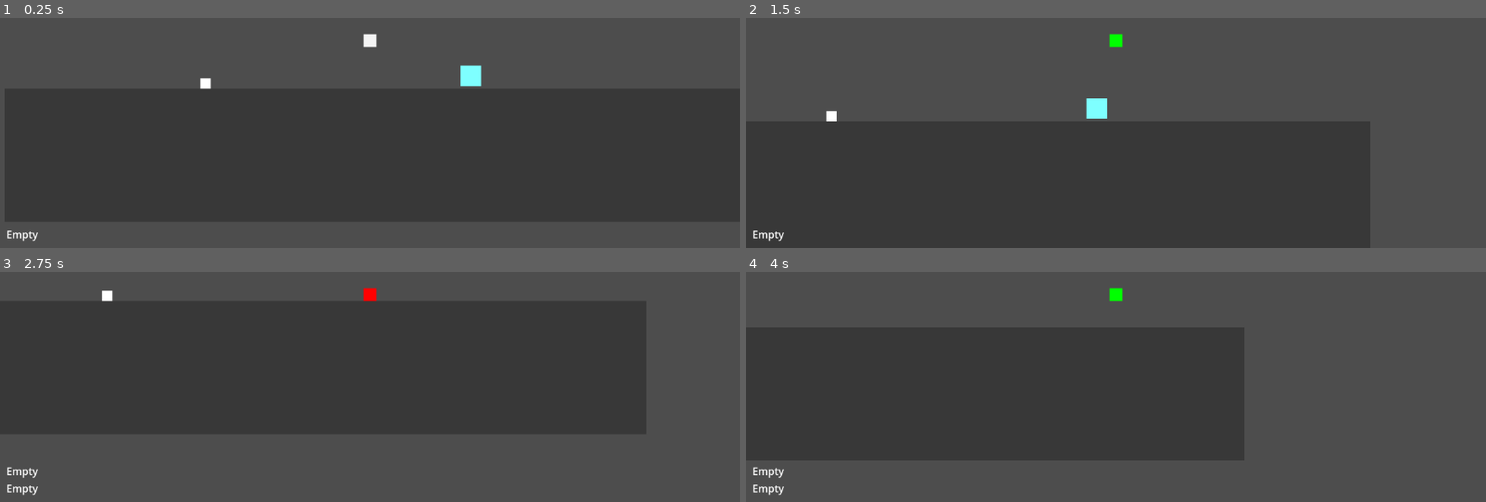
Above: before the commit, frames 1-4 (two rows, left to right).
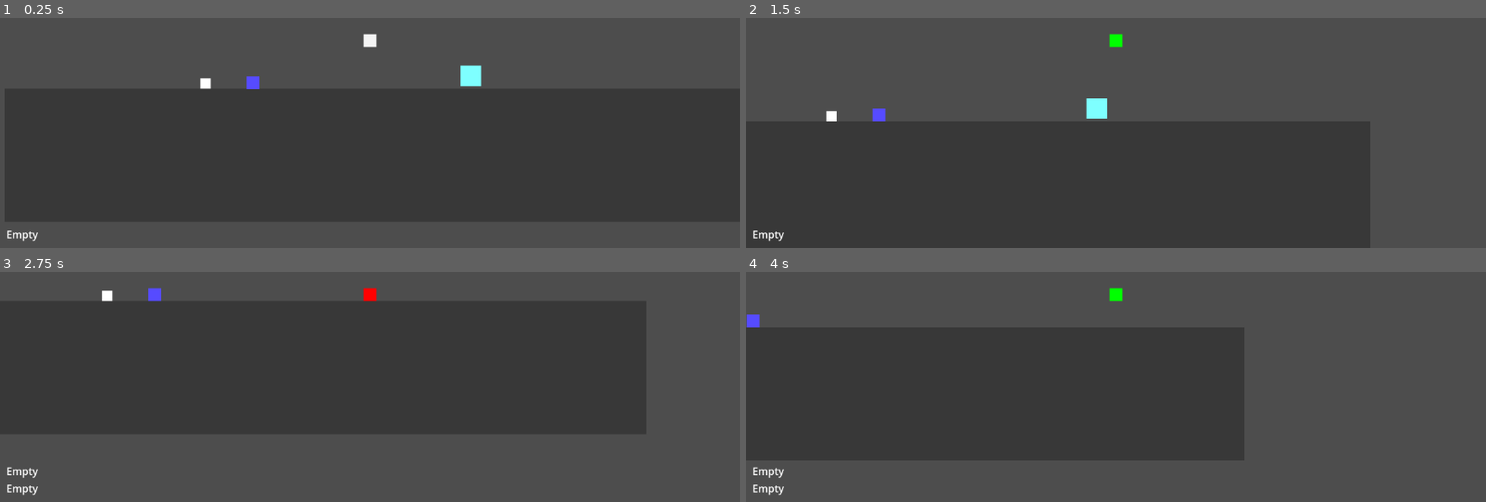
Above: after the commit, the same moments.

Repository: IllinaBurlace/Spell-Puzzle-Platformer
Game: Godot game, scene res://Scenes/test_map.tscn
The game is run twice, just before and just after one commit, with the same random seed, the same clock (stepped at 60 frames per second) and the same inputs.
Inputs (mouse positions are in pixels of both pictures, inside the frame that each line leads up to):
- Up to frame 1 (0.25 s): no input
- Up to frame 2 (1.5 s): move the mouse to (1278, 20) at 0.52 s; hold D (right) from 0.53 s (still down); tap E (cast) at 0.6 s; click (1278, 20) at 0.67 s; tap Space (jump) at 0.77 s; move the mouse to (968, 61) at 1.27 s; tap F (spell) at 1.35 s
- Up to frame 3 (2.75 s): tap Space (jump) at 1.52 s; move the mouse to (outside the picture) at 2.02 s; release D (right) at 2.03 s; hold A (left) from 2.03 s (still down); tap E (cast) at 2.1 s
- Up to frame 4 (4 s): move the mouse to (1079, 377) at 2.77 s; release A (left) at 2.78 s; hold D (right) from 2.78 s (still down); tap F (spell) at 2.85 s; click (1079, 377) at 2.92 s; tap Space (jump) at 3.02, 3.77 s; move the mouse to (1338, 357) at 3.52 s; tap E (cast) at 3.6 s

The runs differ from the first frame. In frame 1, 0.1% of the frame differs, in the area x 33-36%, y 25-31%; in frame 2, 0.1%, in the area x 17-19%, y 39-45%; in frame 3, 0.1%; in frame 4, 0.1%.

Commit message:
Added cube which can be pushed when player is in move state

Diff:
--- /dev/null
+++ b/Scenes/phys_cube.tscn
@@ -0,0 +1,17 @@
+[gd_scene load_steps=3 format=3 uid="uid://bwokdc8ptbdmm"]
+
+[sub_resource type="PhysicsMaterial" id="PhysicsMaterial_tohp1"]
+friction = 0.9
+
+[sub_resource type="RectangleShape2D" id="RectangleShape2D_tohp1"]
+
+[node name="PhysCube" type="RigidBody2D"]
+modulate = Color(0.3372549, 0.29411766, 1, 1)
+physics_material_override = SubResource("PhysicsMaterial_tohp1")
+
+[node name="CollisionShape2D" type="CollisionShape2D" parent="."]
+shape = SubResource("RectangleShape2D_tohp1")
+
+[node name="Polygon2D" type="Polygon2D" parent="."]
+position = Vector2(-10, -10)
+polygon = PackedVector2Array(0, 0, 20, 0, 20, 20, 0, 20)
--- a/Scenes/test_map.tscn
+++ b/Scenes/test_map.tscn
@@ -1,9 +1,10 @@
-[gd_scene load_steps=7 format=4 uid="uid://bgg5f6s52r6ib"]
+[gd_scene load_steps=8 format=4 uid="uid://bgg5f6s52r6ib"]
 
-[ext_resource type="Texture2D" uid="uid://ciywcupi7jlol" path="res://Assets/New Piskel.png" id="1_orl8w"]
+[ext_resource type="Texture2D" uid="uid://d18db1mpe6v74" path="res://Assets/New Piskel.png" id="1_orl8w"]
 [ext_resource type="PackedScene" uid="uid://cywcer40qcjdc" path="res://Scenes/player.tscn" id="2_8xpg0"]
 [ext_resource type="PackedScene" uid="uid://hnked78bqli5" path="res://Scenes/casting_table.tscn" id="3_8xpg0"]
 [ext_resource type="PackedScene" uid="uid://bbgt23eislljd" path="res://Scenes/cylinder_upgrade.tscn" id="4_gbc2j"]
+[ext_resource type="PackedScene" uid="uid://bwokdc8ptbdmm" path="res://Scenes/phys_cube.tscn" id="5_leqta"]
 
 [sub_resource type="TileSetAtlasSource" id="TileSetAtlasSource_gbc2j"]
 texture = ExtResource("1_orl8w")
@@ -28,3 +29,6 @@
 
 [node name="CylinderUpgrade" parent="." instance=ExtResource("4_gbc2j")]
 position = Vector2(710, 396)
+
+[node name="PhysCube" parent="." instance=ExtResource("5_leqta")]
+position = Vector2(387, 416)
--- a/Scripts/Player/States/move.gd
+++ b/Scripts/Player/States/move.gd
@@ -18,6 +18,11 @@
 	direction = Input.get_axis("left", "right")
 	player.velocity.x = direction * speed
 
+	for col_count in player.get_slide_collision_count():
+		var col = player.get_slide_collision(col_count)
+		if col.get_collider() is RigidBody2D:
+			col.get_collider().apply_central_force(col.get_normal() * -2500)
+
 func process_state() -> State:
 	if !direction:
 		return player.states[0]
